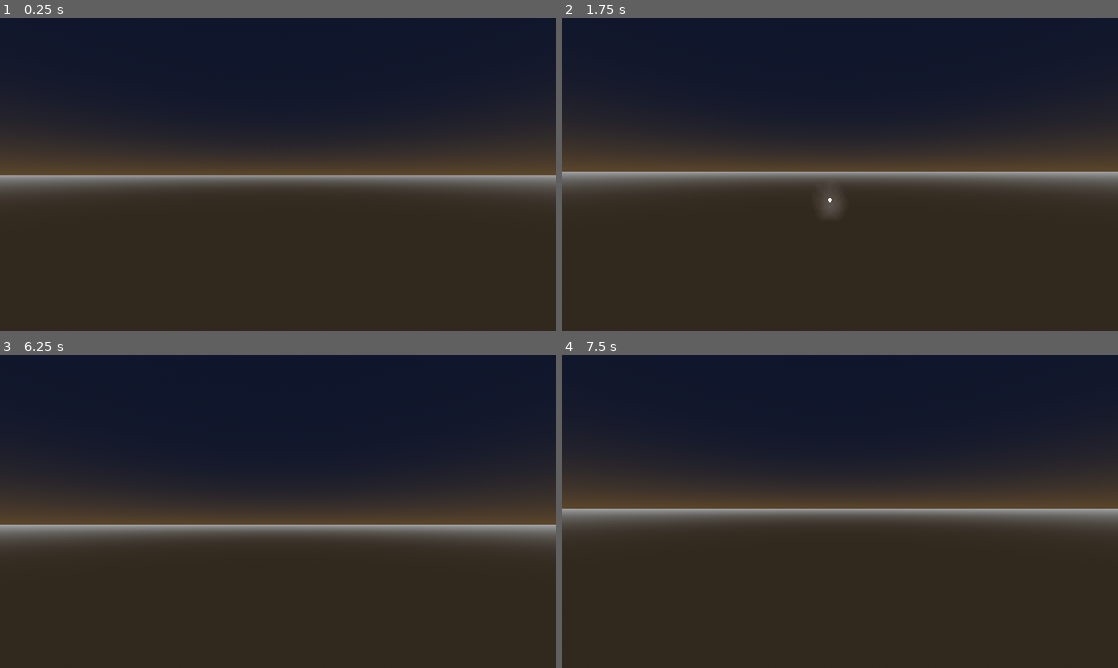
Above: before the commit, frames 1-4 (two rows, left to right).
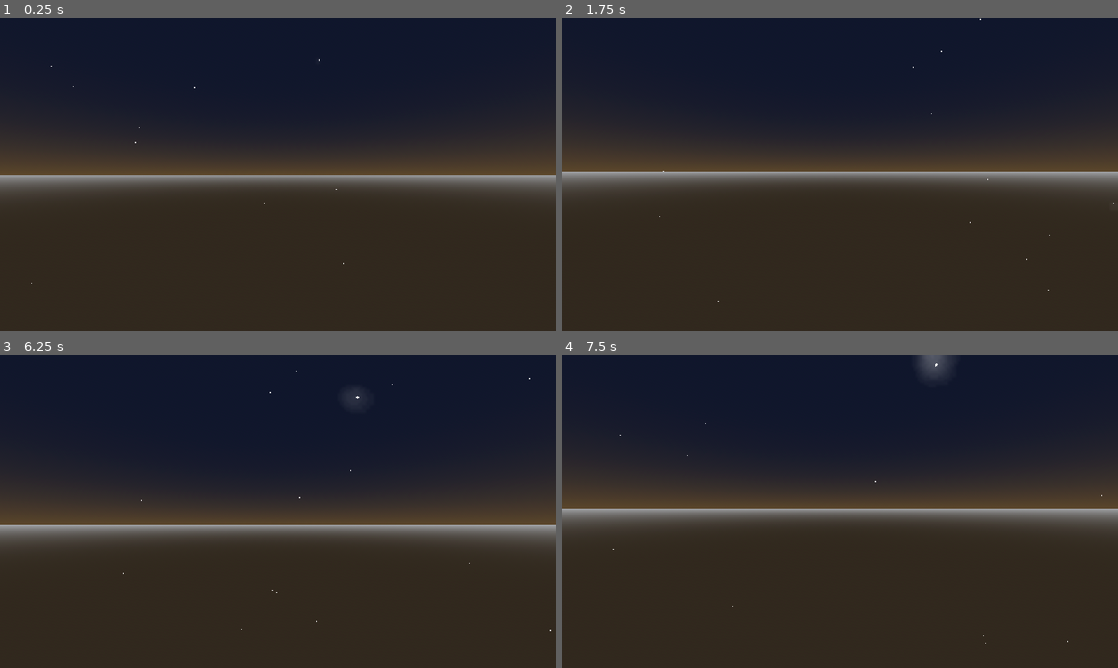
Above: after the commit, the same moments.

Repository: slewid/wc-nova
Game: Godot game, scene res://Scenes/World.tscn
Two runs of this game, one before a commit and one after it. Both use one fixed random seed, a clock stepped at 60 frames per second and the inputs below.
Inputs (mouse positions are in pixels of both pictures, inside the frame that each line leads up to):
- Up to frame 1 (0.25 s): no input
- Up to frame 2 (1.75 s): tap Enter at 0.5 s; move the mouse to (962, 158) at 0.52 s; hold D (right) 0.53-1.28 s; hold Shift (boost) 0.53-1.28 s; move the mouse to (812, 174) at 1.27 s; hold W (forward) from 1.28 s (still down); tap Shift (boost) at 1.35 s
- Up to frame 3 (6.25 s): move the mouse to (289, 505) at 2.02 s; hold Shift (boost) 2.03-2.78 s; tap Space (up) at 2.75, 4.25 s; move the mouse to (272, 517) at 2.77 s; tap Shift (boost) at 2.85, 4.35, 5.85 s; tap Enter at 3.5, 5.75 s; move the mouse to (316, 514) at 3.52 s; hold Shift (boost) 3.53-4.28 s; move the mouse to (233, 508) at 4.27 s; move the mouse to (283, 511) at 5.02 s; hold Shift (boost) 5.03-5.78 s; move the mouse to (255, 505) at 5.77 s; release W (forward) at 5.78 s; hold D (right) from 5.78 s (still down)
- Up to frame 4 (7.5 s): move the mouse to (867, 511) at 6.52 s; release D (right) at 6.53 s; hold Shift (boost) 6.53-7.28 s; hold W (forward) from 6.53 s (still down); move the mouse to (812, 511) at 7.27 s; tap Shift (boost) at 7.35 s

The runs differ from the first frame. In frame 1, less than 0.1% of the frame differs, in the area x 5-62%, y 13-85%; in frame 2, 0.2%; in frame 3, less than 0.1%; in frame 4, 0.3%, in the area x 9-98%, y 0-93%.

Commit message:
They were all yerrow

Diff:
--- a/Scenes/World.tscn
+++ b/Scenes/World.tscn
@@ -16,8 +16,7 @@
 
 [node name="ParticleManager" type="Node3D" parent="." unique_id=254565046]
 script = ExtResource("2_j0p05")
+particle_scene = ExtResource("3_5nsto")
 metadata/_custom_type_script = "uid://b4pcgr8dthd0o"
 
-[node name="Particle" parent="ParticleManager" unique_id=305431425 instance=ExtResource("3_5nsto")]
-
 [node name="CharacterBody3D" parent="." unique_id=334466508 instance=ExtResource("5_p70al")]
--- a/Scripts/particle_manager.gd
+++ b/Scripts/particle_manager.gd
@@ -1,2 +1,16 @@
 extends Node3D
 class_name ParticleManager
+
+@export var particle_scene: PackedScene
+@export var initial_range: int = 4000
+@export var initial_distance: int = 3000
+
+func generate():
+	for x in range(initial_range):
+		var instantiated = particle_scene.instantiate()
+
+		instantiated.position.x = randi_range(-initial_distance, initial_distance)
+		instantiated.position.y = randi_range(-initial_distance, initial_distance)
+		instantiated.position.z = randi_range(-initial_distance, initial_distance)
+
+		add_child(instantiated)
--- a/Scripts/world.gd
+++ b/Scripts/world.gd
@@ -2,3 +2,6 @@
 
 @export var environment: WorldEnvironment
 @export var particle_manager: ParticleManager
+
+func _ready() -> void:
+	particle_manager.generate()
